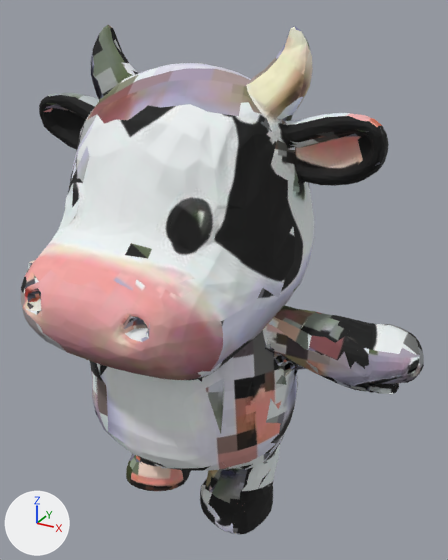
Before and after pictures for a commit that changed the glTF model public/play/models/cow.glb.
One viewpoint serves both versions: a 50 mm lens placed at (1.095, -1.698, 1.85), pointed at (0.112, 0.09, 0.956). Arrows for +X, +Y and +Z are at lower left; the lights stay in place. The picture after the commit comes second. Vertices at exactly the same position are counted once.

Objects in the first picture: 'cow_LOD1'.
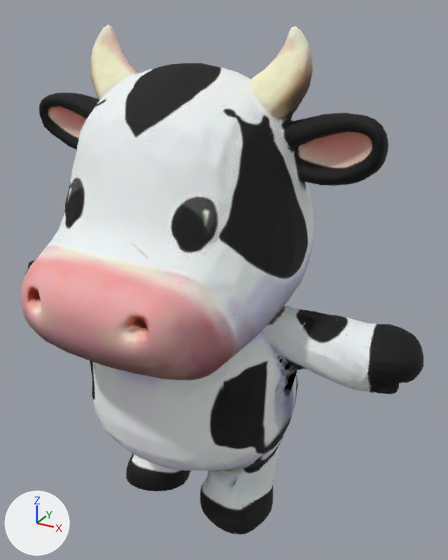
Pixel boxes (x1, y1, x2, y2) of what changed, in the pictures (448 x 560 px):
part 1 of me_mesh_001, deleted
    before: (171, 469, 182, 481)
part 2 of me_mesh_001, surface changed
    both: (21, 25, 424, 530)

Diff of the bpy script that builds the scene:
```diff
--- a/public/play/models/cow.glb.py
+++ b/public/play/models/cow.glb.py
@@ me_mesh_001 @@
 # used by ob_cow_lod1; location = (0.0, 0.0, 0.0)
-me_mesh_001.from_pydata(...)  # 5494 vertices, 7600 faces; spans x -0.84..0.84, y -0.55..0.56, z 0.0..1.8
+me_mesh_001.from_pydata(...)  # 5493 vertices, 7599 faces; spans x -0.84..0.84, y -0.55..0.56, z 0.0..1.8
+# me_mesh_001 part 1: 2 vertices removed from x -0.05, y -0.02, z 0.09..0.1
+# me_mesh_001 part 2: 5174 kept faces spanning x -0.84..0.84, y -0.54..0.56, z 0.0..1.8 get new texture (UV) coordinates
+# other edits to the shape of me_mesh_001 do not show in these pictures
 me_mesh_001.materials.append(mat_baked)
```
